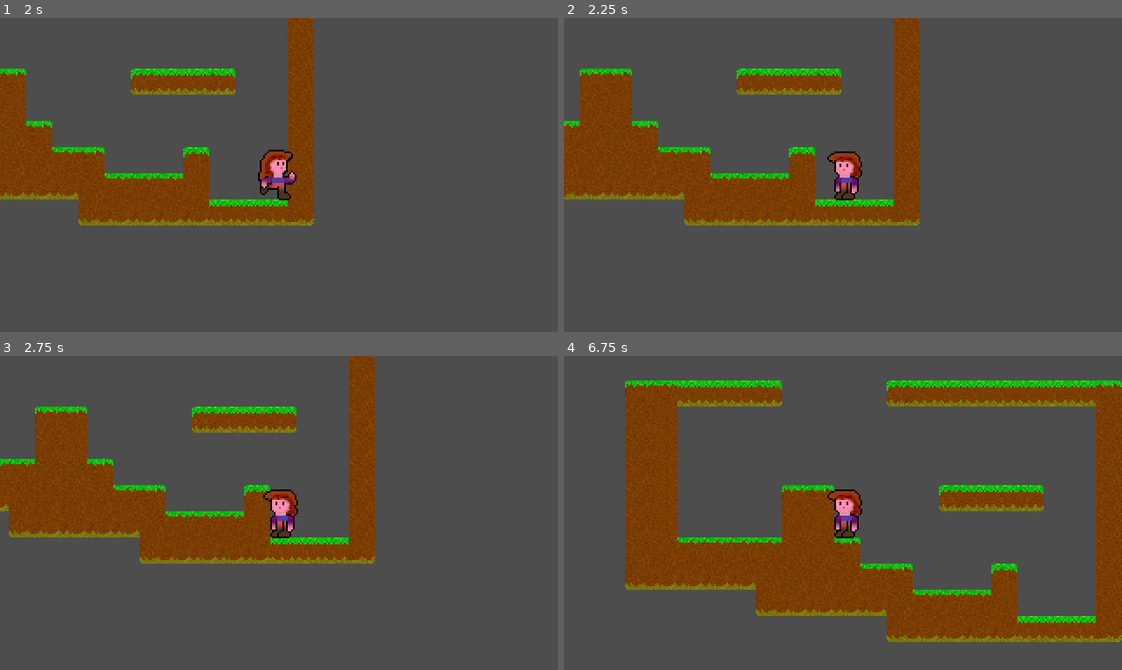
Above: before the commit, frames 1-4 (two rows, left to right).
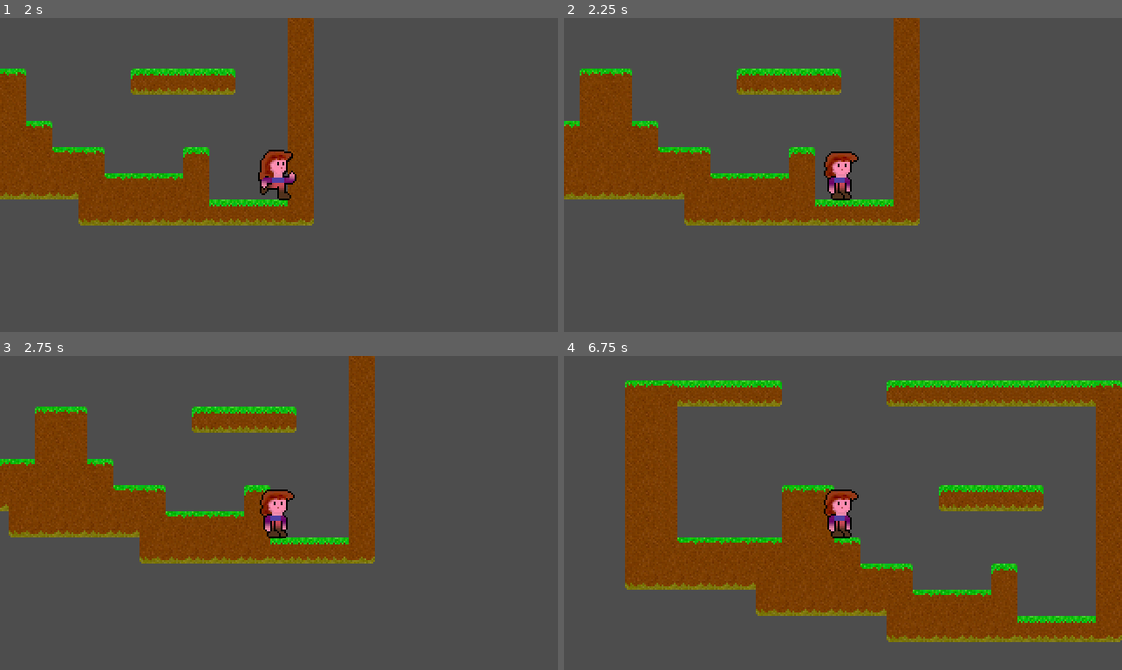
Above: after the commit, the same moments.

Repository: Teaching-myself-Godot/godot-zelia
Game: Godot game, scene res://world.tscn
The game is run twice, just before and just after one commit, with the same random seed, the same clock (stepped at 60 frames per second) and the same inputs.
Inputs (mouse positions are in pixels of both pictures, inside the frame that each line leads up to):
- Up to frame 1 (2 s): tap Enter at 0.5 s; move the mouse to (401, 159) at 0.52 s; press the mouse at (401, 159) at 0.53 s; hold D (Run right) from 0.53 s (still down); tap W (Jump) at 0.77, 1.52 s; move the mouse to (167, 190) at 1.27 s; release the mouse at (167, 190) at 1.28 s; click (167, 190) at 1.35 s
- Up to frame 2 (2.25 s): move the mouse to (898, 105) at 2.02 s; release D (Run right) at 2.03 s; press the mouse at (898, 105) at 2.03 s; hold A (Run left) from 2.03 s (still down)
- Up to frame 3 (2.75 s): keep holding A (Run left)
- Up to frame 4 (6.75 s): tap Space at 2.75 s; move the mouse to (815, 575) at 2.77 s; release A (Run left) at 2.78 s; release the mouse at (815, 575) at 2.78 s; hold D (Run right) 2.78-4.28 s; click (815, 575) at 2.85 s; tap W (Jump) at 3.02, 3.77, 4.52, 6.02 s; move the mouse to (1010, 560) at 3.52 s; press the mouse at (1010, 560) at 3.53 s; move the mouse to (675, 465) at 4.27 s; release the mouse at (675, 465) at 4.28 s; hold A (Run left) 4.28-5.03 s; click (675, 465) at 4.35 s; move the mouse to (870, 513) at 5.02 s; press the mouse at (870, 513) at 5.03 s; hold D (Run right) 5.03-5.78 s; tap Enter at 5.75 s; move the mouse to (759, 434) at 5.77 s; release the mouse at (759, 434) at 5.78 s; hold A (Run left) from 5.78 s (still down); click (759, 434) at 5.85 s; move the mouse to (965, 497) at 6.52 s; press the mouse at (965, 497) at 6.53 s

Frame 1 is identical in both runs. In frame 2, 0.6% of the frame differs, in the area x 46-54%, y 42-59%; in frame 3, 0.6%; in frame 4, 0.6%.

Commit message:
Flipping the player left and right by aiming

Diff:
--- a/player/player.gd
+++ b/player/player.gd
@@ -69,7 +69,11 @@
 			cast_angle = (get_global_mouse_position() - position).normalized().angle()
 		else:
 			cast_angle = Vector2(Input.get_joy_axis(0, JOY_AXIS_LEFT_X), Input.get_joy_axis(0, JOY_AXIS_LEFT_Y)).normalized().angle()
-
+		# base her orientation on the angle of casting as well
+		if cast_angle > -(PI * 0.5) and cast_angle < PI * 0.5:
+			orientation = Orientation.RIGHT
+		else:
+			orientation = Orientation.LEFT
 
 	# Handle Jump, only when on the floor
 	if Input.is_action_just_pressed("Jump") and is_on_floor():
